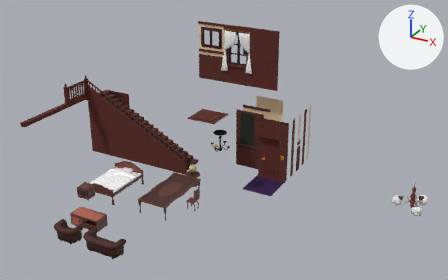
Before and after pictures for a commit that changed the FBX model Assets/Models/Buil01.fbx.
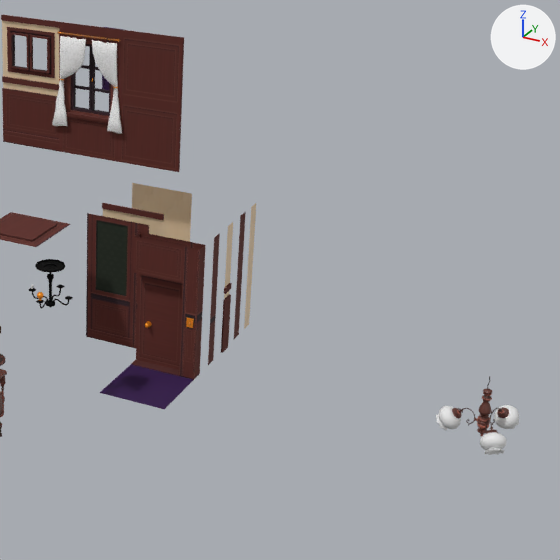
Each version is shown whole from a 50 mm lens placed at (16.71, -29.91, 18.55), pointed at (0.69, -0.78, 3.99), then close up on the part from 44% to 100% of the width and 5% to 94% of the height. The lights are fixed; the arrows at upper right show +X, +Y and +Z. The older version's two pictures come first. Where no turn or scale is listed for an object, it has been applied to the vertices.

Names of what the first close-up shows: 'Ceiling03', 'CeilingLight_1_Glass', 'Curtains1', 'Curtains2', 'Door0', 'DoorFrame03', 'Ground0', 'Wall0', 'Wall1', 'WallLong0', 'Window1', 'Window2' and 14 more.
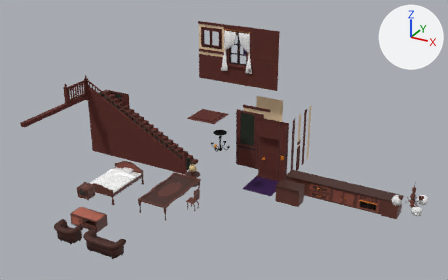
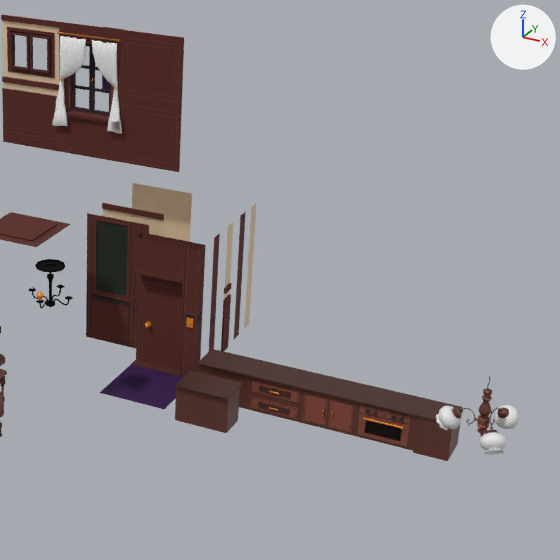
Diff of the bpy script that builds the scene:
```diff
--- a/Assets/Models/Buil01.fbx.py
+++ b/Assets/Models/Buil01.fbx.py
@@ mat_glass @@
+mat_glass = principled_material('Glass')
+mat_glass.base_color = (0.0, 0.0, 0.0)  # black #000000
+mat_glass.alpha = 0.387
@@ me_plane_093 @@
+me_plane_093.from_pydata(...)  # 345 vertices, 606 faces; spans x -0.75..0.75, y -1.0..0.0, z 0.0..1.1
+# faces by material slot: [356, 250]
+me_plane_093.materials.append(mat_gold)  # orange #ff9922
+me_plane_093.materials.append(mat_props01)  # picture img_props01_psd
@@ me_cube_098 @@
+me_cube_098.from_pydata(...)  # a box spanning x -0.503..0.497, y -0.889..-0.876, z 0.162..0.584
+me_cube_098.materials.append(mat_glass)  # black #000000
@@ me_plane_091 @@
+me_plane_091.from_pydata(...)  # 18 vertices, 32 faces; spans x -0.75..0.75, y -1.0..0.0, z 0.0..1.1
+me_plane_091.materials.append(mat_props01)  # picture img_props01_psd
@@ me_plane_094 @@
+me_plane_094.from_pydata(...)  # 720 vertices, 1286 faces; spans x -0.75..0.75, y -1.03..0.0, z 0.0..1.1
+# faces by material slot: [408, 878]
+me_plane_094.materials.append(mat_gold)  # orange #ff9922
+me_plane_094.materials.append(mat_props01)  # picture img_props01_psd
@@ me_plane_092 @@
+me_plane_092.from_pydata(...)  # 536 vertices, 996 faces; spans x -0.75..0.75, y -1.0..0.0, z 0.0..1.1
+# faces by material slot: [680, 316]
+me_plane_092.materials.append(mat_gold)  # orange #ff9922
+me_plane_092.materials.append(mat_props01)  # picture img_props01_psd
@@ me_plane_096 @@
+me_plane_096.from_pydata(...)  # 30 vertices, 56 faces; spans x -0.75..0.75, y -0.5..0.5, z 0.0..1.1
+me_plane_096.materials.append(mat_props01)  # picture img_props01_psd
@@ me_plane_095 @@
+me_plane_095.from_pydata(...)  # 21 vertices, 38 faces; spans x -1.0..0.0, y -1.0..0.0, z 0.0..1.1
+me_plane_095.materials.append(mat_props01)  # picture img_props01_psd
@@ ob_kitchen_furtniture_closets @@
+ob_kitchen_furtniture_closets = bpy.data.objects.new('Kitchen_Furtniture_Closets', me_plane_093)
+ob_kitchen_furtniture_closets.location = (7.24, 3.0, 0.0)
@@ ob_oven_glass @@
+ob_oven_glass = bpy.data.objects.new('oven_glass', me_cube_098)
+ob_oven_glass.location = (8.74, 3.0, 0.0)
@@ ob_kitchen_furtniture_base @@
+ob_kitchen_furtniture_base = bpy.data.objects.new('Kitchen_Furtniture_Base', me_plane_091)
+ob_kitchen_furtniture_base.location = (4.24, 3.0, 0.0)
@@ ob_kitchen_furtniture_oven @@
+ob_kitchen_furtniture_oven = bpy.data.objects.new('Kitchen_Furtniture_Oven', me_plane_094)
+ob_kitchen_furtniture_oven.location = (8.74, 3.0, 0.0)
@@ ob_kitchen_furtniture_drawers @@
+ob_kitchen_furtniture_drawers = bpy.data.objects.new('Kitchen_Furtniture_Drawers', me_plane_092)
+ob_kitchen_furtniture_drawers.location = (5.74, 3.0, 0.0)
@@ ob_kitchen_furtniture_center @@
+ob_kitchen_furtniture_center = bpy.data.objects.new('Kitchen_Furtniture_Center', me_plane_096)
+ob_kitchen_furtniture_center.location = (4.24, 1.0, 0.0)
@@ ob_kitchen_furtniture_corner @@
+ob_kitchen_furtniture_corner = bpy.data.objects.new('Kitchen_Furtniture_Corner', me_plane_095)
+ob_kitchen_furtniture_corner.location = (10.49, 3.0, 0.0)
```

Boxes (x1, y1, x2, y2) around the edits, measured in the close-ups (560 x 560 px):
'Kitchen_Furtniture_Center', added (brown): after (175, 370, 241, 433)
'Kitchen_Furtniture_Closets', added (brown): after (300, 373, 368, 436)
    faces in mat_props01 (picture img_props01_psd): (300, 373, 368, 436)
'Kitchen_Furtniture_Drawers', added (brown): after (248, 360, 314, 422)
    faces in mat_props01 (picture img_props01_psd): (248, 360, 314, 422)
'Kitchen_Furtniture_Oven', added (brown): after (354, 385, 424, 450)
    faces in mat_props01 (picture img_props01_psd): (354, 385, 424, 450)
'Kitchen_Furtniture_Corner', added (brown): after (410, 398, 462, 461)
'Kitchen_Furtniture_Base', added (brown): after (197, 349, 262, 409)
'oven_glass', added: after (365, 420, 402, 441)
